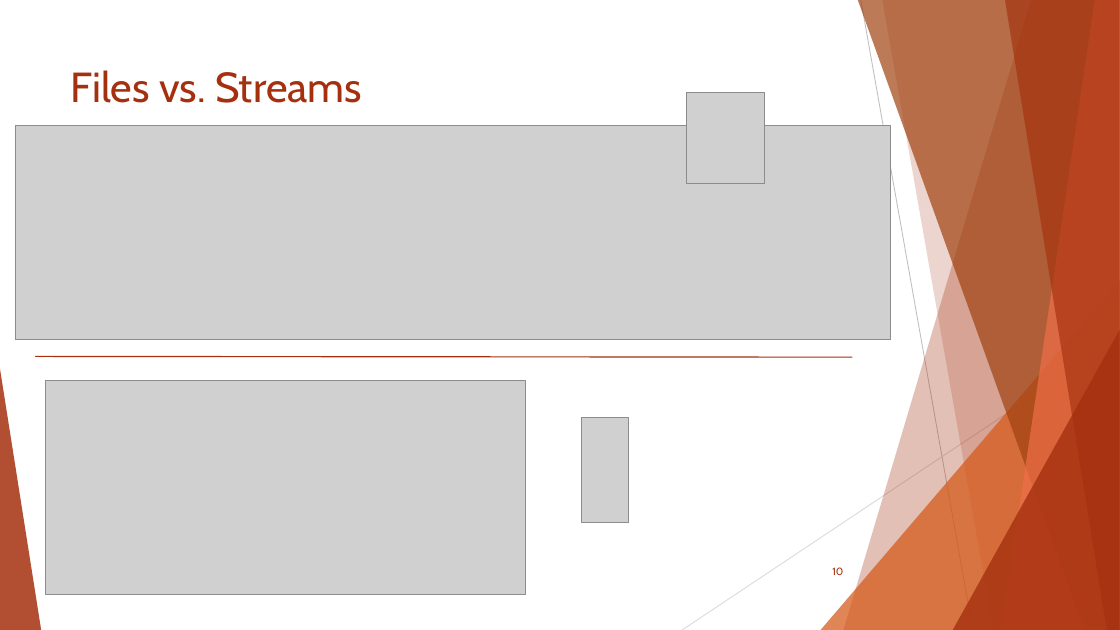
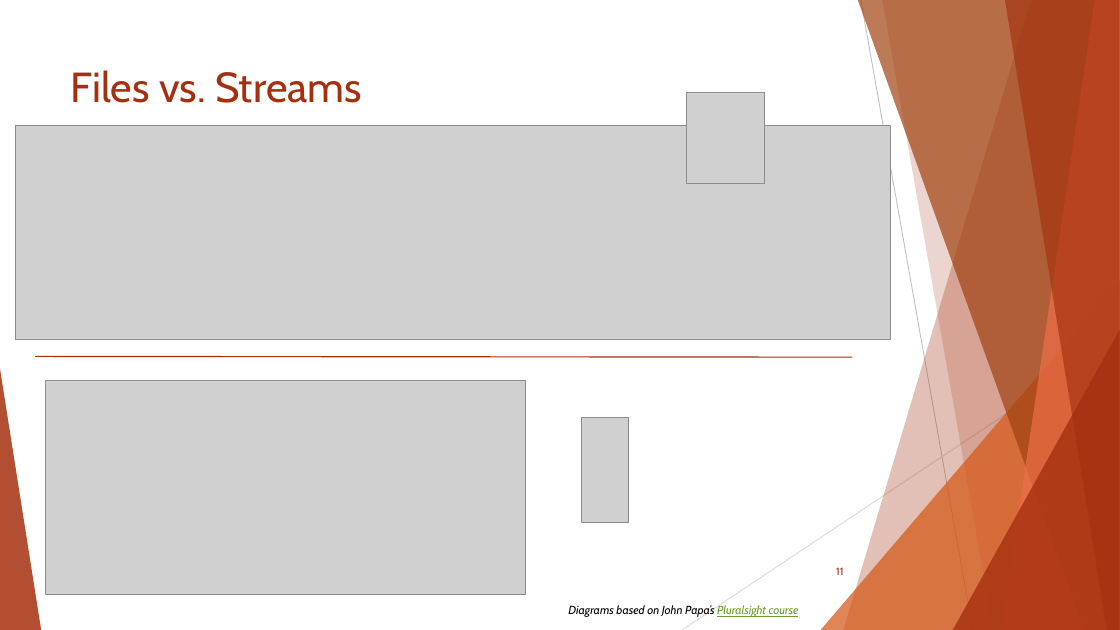
Before and after one commit to scottaddie/slide-decks, a slide deck: slide 11 of JavaScript Task Runners for the ASP.NET Developer.pptx (slide 10 before the commit). Drawn at 1120x630 pixels with LibreOffice and Linux fonts; fonts in the diff are those of the drawing; grey boxes stand for pictures. Boxes give left, top, right and bottom in pixels: in the first picture for what was removed or moved away, otherwise in the second. Text is boxed around its words. In the diff, an @@ line names an element or a change of style, - is before the commit and + after.

```diff
--- a/JavaScript Task Runners for the ASP.NET Developer.pptx
+++ b/JavaScript Task Runners for the ASP.NET Developer.pptx
@@ page number at [836,567,843,575]: text changed @@
-10
+11
@@ text added at [568,605,799,617], 10 pt, text #000000, italic @@
+Diagrams based on John Papa’s Pluralsight course
```
Also in this commit, not shown: 3 other slides changed, 1 slide added.
